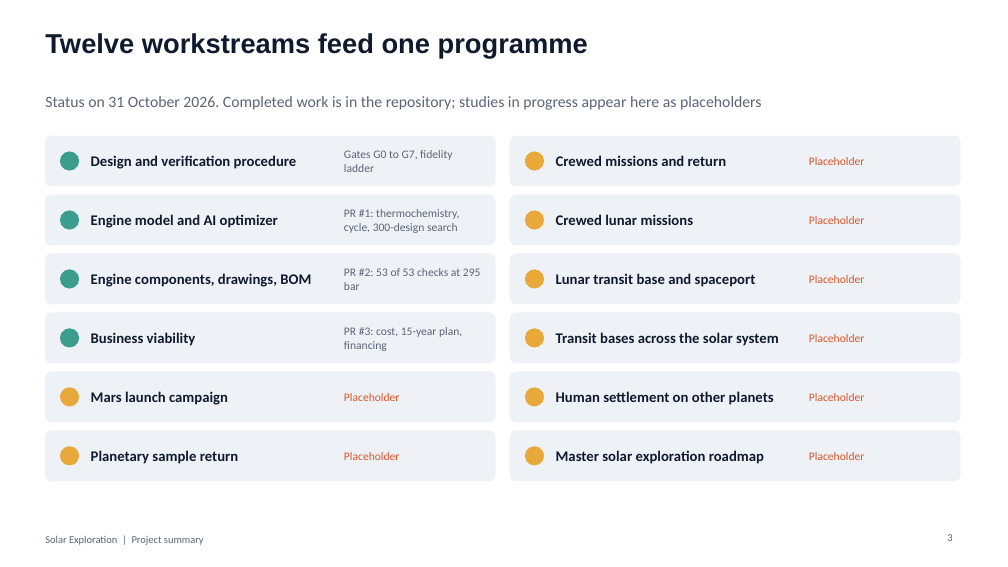
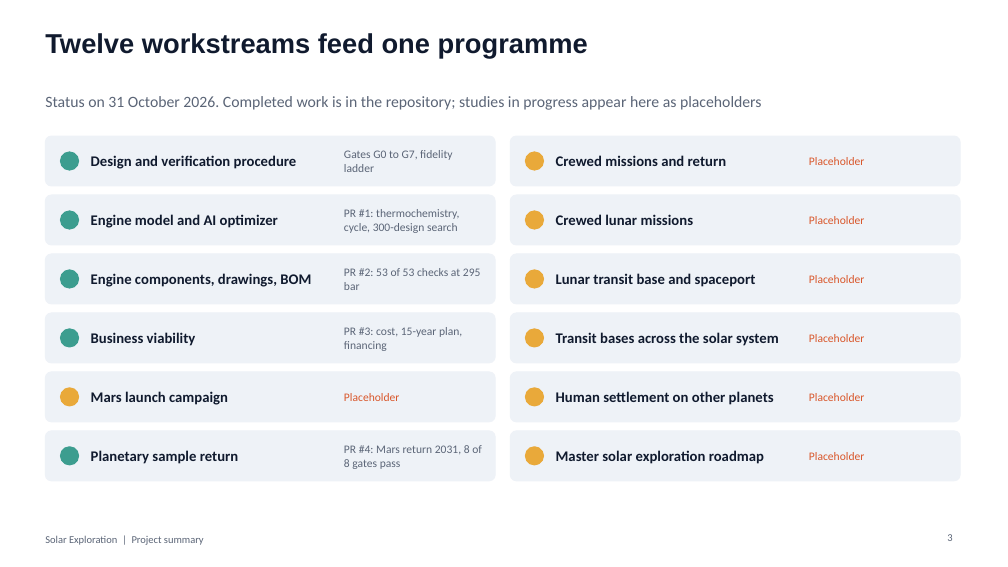
Before and after one commit to Skymeapple/solar-exploration, a slide deck: slide 3 of presentation/Solar_Exploration_Project_Summary.pptx. Drawn at 1008x567 pixels with LibreOffice and Linux fonts; fonts in the diff are those of the drawing. Boxes give left, top, right and bottom in pixels: in the first picture for what was removed or moved away, otherwise in the second. Text is boxed around its words. In the diff, an @@ line names an element or a change of style, - is before the commit and + after.

```diff
--- a/presentation/Solar_Exploration_Project_Summary.pptx
+++ b/presentation/Solar_Exploration_Project_Summary.pptx
@@ ellipse at box(60, 447, 79, 465): fill #E9A93A to #3C9D8F; outline #E9A93A 1 pt to #3C9D8F 1 pt @@
@@ text at box(344, 445, 482, 469): text changed; text colour #D9572B to #5B6577 @@
-Placeholder
+PR #4: Mars return 2031, 8 of 8 gates pass
```
Also in this commit, not shown: 6 other slides changed, 2 slides added, 1 other file.
